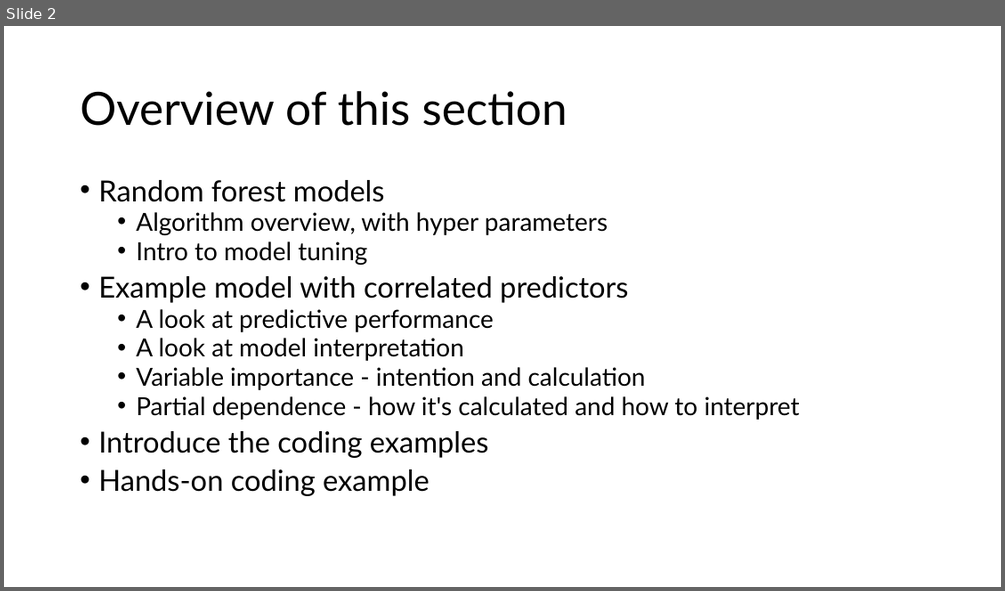
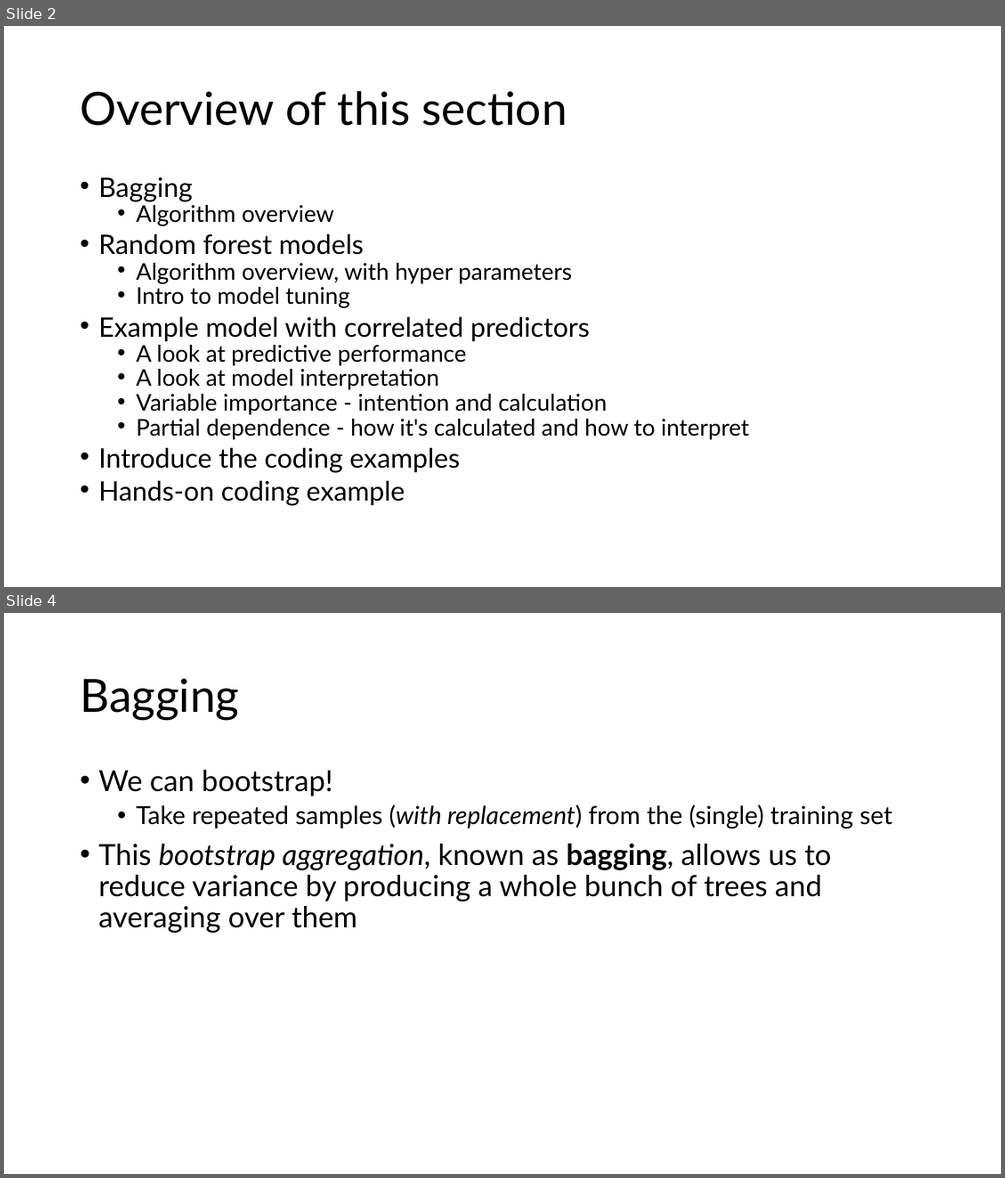
Before and after one commit to grantvagle/ml_methods_workshop, a slide deck: slides/03_random_forests.pptx. Shown one above the other, each under a label of ours: slide 2 before the commit, slides 2 and 4 after it; the slides between them are not shown. The pictures are 1005x591 and 1005x1178 pixels, drawn with LibreOffice and Linux fonts; fonts in the diff are those of the drawing. Boxes give left, top, right and bottom in pixels: in the first picture for what was removed or moved away, otherwise in the second. Text is boxed around its words. In the diff, an @@ line names an element or a change of style, - is before the commit and + after.

Commit message:
Add files via upload
Updated bagging and random forest draft slides

```diff
--- a/slides/03_random_forests.pptx
+++ b/slides/03_random_forests.pptx
@@ slide 4 added at (x1=4, y1=613, x2=1001, y2=1174), background #FFFFFF @@
@@ title added at (x1=80, y1=678, x2=239, y2=720), 44 pt, text #000000 @@
+Bagging
@@ text added at (x1=98, y1=770, x2=892, y2=933), 28 pt, text #000000 @@
+• We can bootstrap!
+  • Take repeated samples (with replacement) from the (single) training set
+• This bootstrap aggregation, known as bagging, allows us to reduce variance by producing a whole bunch of trees and averaging over them
@@ slide 2 changed as well @@
@@ text at (x1=98, y1=177, x2=334, y2=226): paragraphs added @@
+• Bagging
+  • Algorithm overview
@@ text at (x1=98, y1=233, x2=749, y2=506): size 28 to 25.9 pt in "Random forest models", "Example model with correlated predictors", "Introduce the coding examples", "Hands-on coding example"; size 24 to 22.2 pt in "Algorithm overview, with hyper parameters", "Intro to model tuning", "A look at predictive performance", "A look at model interpretation" and 2 more places; line spacing 0.8 to 0.7 @@
```
Also in this commit, not shown: 1 other slide changed, 7 other slides added, 1 slide removed.
